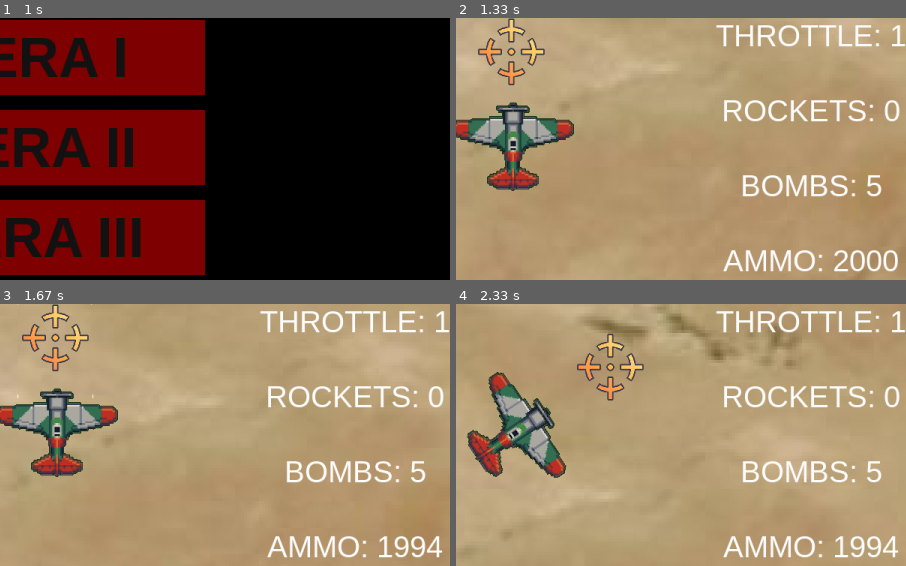
Above: before the commit, frames 1-4 (two rows, left to right).
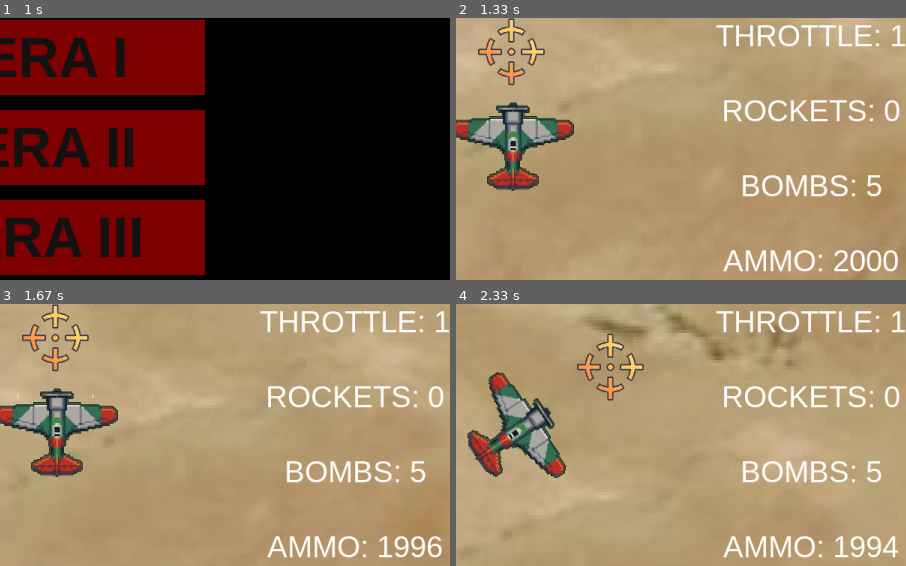
Above: after the commit, the same moments.

Repository: AndyCreator8/pygame_project_1
Game: pygame game, started from another_main.py
Two runs of this game, one before a commit and one after it. Both use one fixed random seed, a clock stepped at 60 frames per second and the inputs below.
Inputs (mouse positions are % of the whole screen's width and height, from its top left):
- Up to frame 1 (1 s): click (50, 34) at 0.38 s; press the mouse at (24, 13) at 0.7 s; move the mouse to (38, 15) at 0.8 s; release the mouse at (52, 16) at 0.93 s
- Up to frame 2 (1.33 s): press the mouse at (50, 33) at 1.03 s; move the mouse to (43, 31) at 1.13 s; release the mouse at (36, 29) at 1.27 s
- Up to frame 3 (1.67 s): press the mouse at (50, 33) at 1.37 s; move the mouse to (63, 37) at 1.47 s; release the mouse at (76, 41) at 1.6 s
- Up to frame 4 (2.33 s): hold D 1.67-2.13 s; tap Shift at 1.73, 2.03, 2.23 s; hold W from 2.17 s (still down)
The pictures show only the part of the screen within x 44-94%, y 25-75%; the shares and areas given below are measured in that part.

Frames 1-2 are identical in both runs. In frame 3, 0.2% of the frame differs, in the area x 94-99%, y 88-97%; in frame 4, nothing differs.

Commit message:
пофиксил звук

Diff:
--- a/another_main.py
+++ b/another_main.py
@@ -816,7 +816,6 @@
 
     def fire(self):
         if self.bulletlimit > 1 and self.t - self.prev_bullet_t >= 0.1:
-            self.mgsnd.play()
             angle_rad = math.radians(-self.vector.angle - 90)
             new_x = self.rect.centerx + (50 * math.cos(angle_rad)) - (50 * math.sin(angle_rad))
             new_y = self.rect.centery + (50 * math.sin(angle_rad)) + (50 * math.cos(angle_rad))
@@ -1128,6 +1127,13 @@
     for event in pygame.event.get():
         if event.type == pygame.QUIT:
             running = False
+        if plane and not paused and in_game:
+            if event.type == pygame.MOUSEBUTTONDOWN and event.button == pygame.BUTTON_LEFT:
+                firing = True
+                plane.mgsnd.play()
+            elif event.type == pygame.MOUSEBUTTONUP:
+                plane.mgsnd.stop()
+                firing = False
         elif event.type == pygame.KEYUP and event.key == pygame.K_ESCAPE and in_game:
             if paused:
                 load_ingameui()
@@ -1141,16 +1147,11 @@
             print("tab changed")
             boolparams = not boolparams
             load_ingameui()
-        elif plane:
-            if event.type == pygame.MOUSEBUTTONDOWN and event.button == pygame.BUTTON_LEFT:
-                firing = True
-            elif event.type == pygame.MOUSEBUTTONUP:
-                firing = False
+    if in_game and not paused:
+        load_ingameui()
     if plane:
         if firing:
             plane.fire()
-    if in_game and not paused:
-        load_ingameui()
     screen.fill((0, 0, 0))
     all_sprites.draw(screen)
     player.draw(screen)
